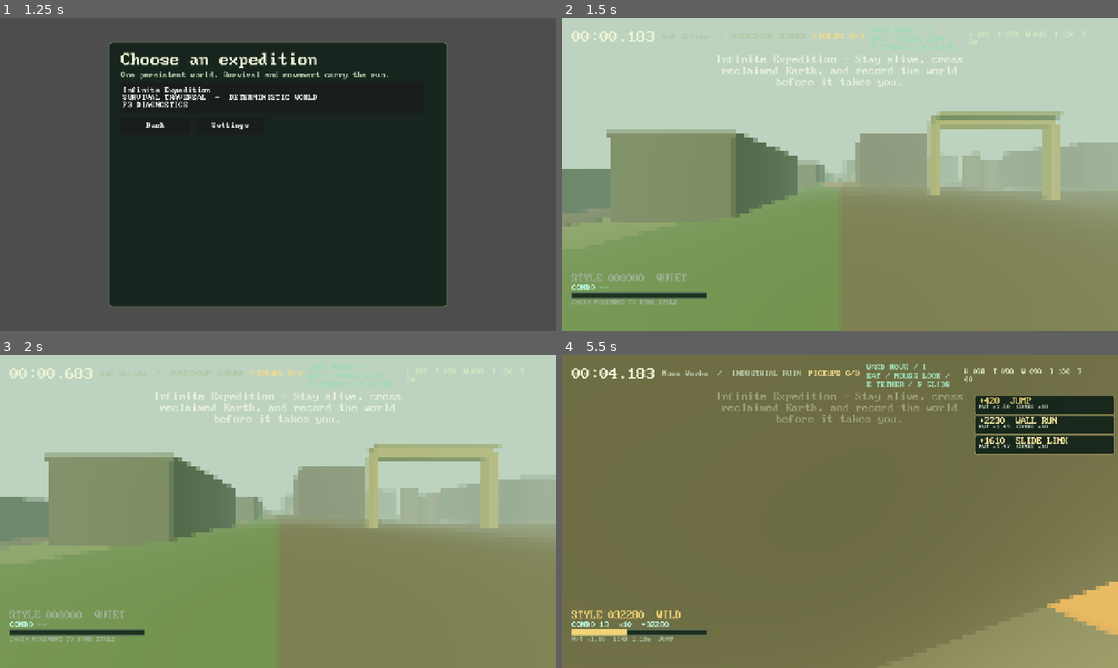
Above: before the commit, frames 1-4 (two rows, left to right).
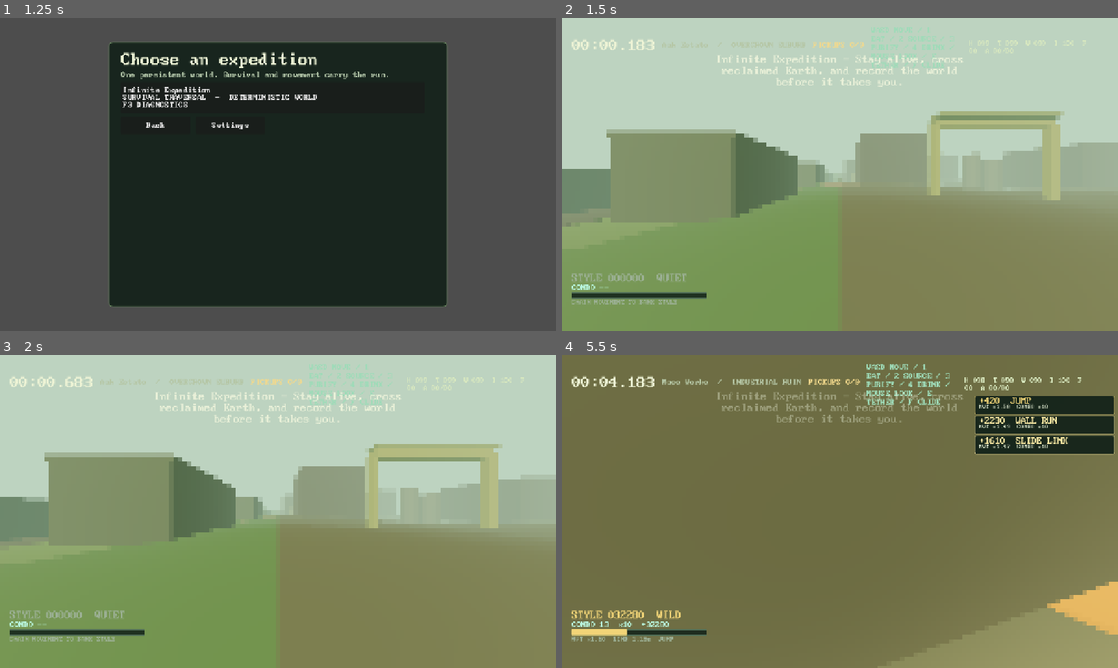
Above: after the commit, the same moments.

Repository: gongahkia/hot-cross-buns
Game: Godot game, scene res://scenes/main.tscn
The game is run twice, just before and just after one commit, with the same random seed, the same clock (stepped at 60 frames per second) and the same inputs.
Inputs (mouse positions are in pixels of both pictures, inside the frame that each line leads up to):
- Up to frame 1 (1.25 s): click "Choose a journey" at 0.5 s
- Up to frame 2 (1.5 s): click "Infinite Expedition SURVIVAL …" at 1.25 s
- Up to frame 3 (2 s): no input
- Up to frame 4 (5.5 s): tap Enter at 2 s; move the mouse to (867, 511) at 2.02 s; hold W (move_forward) from 2.03 s (still down); tap 1 (consume_food) at 2.1 s; click (867, 511) at 2.17 s; tap Space (jump) at 2.27, 2.57, 3.02, 3.32, 4.52, 4.82, 5.27 s; tap Shift (dash) at 2.3, 2.85 s; move the mouse to (812, 511) at 2.77 s; click (812, 511) at 2.92 s; tap F (glide) at 3.05 s; move the mouse to (851, 505) at 3.52 s; hold F (glide) 3.53-4.28 s; click (851, 505) at 3.67 s; tap E (grapple) at 3.8, 4.35 s; move the mouse to (834, 517) at 4.27 s; click (834, 517) at 4.42 s; tap Q (slam) at 4.55, 5.1 s; move the mouse to (878, 514) at 5.02 s; hold C (slide) from 5.03 s (still down); click (878, 514) at 5.17 s

Frame 1 is identical in both runs. In frame 2, 0.9% of the frame differs, in the area x 1-95%, y 4-16%; in frame 3, 0.9%; in frame 4, 1.9%, in the area x 1-94%, y 4-16%.

Commit message:
Add thirst water sourcing

Diff:
--- a/scripts/main.gd
+++ b/scripts/main.gd
@@ -251,7 +251,11 @@
 		if not photo_mode.active and Input.is_action_just_pressed("consume_food"):
 			Survival.consume_food()
 		if bool(current_level.get("procedural", false)) and world_streamer and not photo_mode.active:
-			Survival.advance(delta, world_streamer.sample_at(player.global_position), player.style_multiplier_active())
+			var environment:Dictionary=world_streamer.sample_at(player.global_position)
+			if Input.is_action_just_pressed("collect_water"):Survival.collect_water_source(environment)
+			if Input.is_action_just_pressed("purify_water"):Survival.purify_water()
+			if Input.is_action_just_pressed("consume_water"):Survival.consume_water()
+			Survival.advance(delta, environment, player.style_multiplier_active())
 		_refresh_hud()
 		_refresh_grapple_reticle()
 		_refresh_sandbox_context()
@@ -1655,10 +1659,10 @@
 	var total := _collectible_count(current_level)
 	collect_label.text = "PICKUPS %d/%d" % [RunData.collected, total]
 	if player:
-		tool_label.text = "WASD MOVE / 1 EAT / MOUSE LOOK / " + player.tool_status()
+		tool_label.text = "WASD MOVE / 1 EAT / 2 SOURCE / 3 PURIFY / 4 DRINK / MOUSE LOOK / " + player.tool_status()
 	if bool(current_level.get("procedural", false)):
 		var survival := Survival.snapshot()
-		survival_label.text = "H %03d  T %03d  W %03d  I %03d  F %02d" % [int(survival.hunger), int(survival.thirst), int(survival.warmth), int(survival.health), int(survival.materials.get("food",0))]
+		survival_label.text = "H %03d  T %03d  W %03d  I %03d  F %02d  A %02d/%02d" % [int(survival.hunger), int(survival.thirst), int(survival.warmth), int(survival.health), int(survival.materials.get("food",0)), int(survival.materials.get("water",0)), int(survival.materials.get("dirty_water",0))]
 	else:
 		survival_label.text = "P PHOTO MODE  /  F12 CAPTURE"
 	var style := RunData.style_snapshot()
--- a/scripts/settings.gd
+++ b/scripts/settings.gd
@@ -1,7 +1,7 @@
 extends Node
 
 const SAVE_PATH := "user://a_slow_walk_settings.json"
-const ACTIONS := ["move_forward", "move_back", "move_left", "move_right", "jump", "slam", "dash", "sprint", "slide", "grapple", "glide", "consume_food", "reset_run", "pause"]
+const ACTIONS := ["move_forward", "move_back", "move_left", "move_right", "jump", "slam", "dash", "sprint", "slide", "grapple", "glide", "consume_food", "collect_water", "purify_water", "consume_water", "reset_run", "pause"]
 const PIXEL_FILTER_OFF := 0
 const PIXEL_FILTER_2X := 2
 const PIXEL_FILTER_4X := 4
@@ -37,6 +37,9 @@
 		"grapple": [{"type": "key", "code": KEY_E}, {"type": "joy_button", "button": JOY_BUTTON_X}],
 		"glide": [{"type": "key", "code": KEY_F}, {"type": "joy_button", "button": JOY_BUTTON_DPAD_UP}],
 		"consume_food": [{"type": "key", "code": KEY_1}, {"type": "joy_button", "button": JOY_BUTTON_DPAD_LEFT}],
+		"collect_water": [{"type": "key", "code": KEY_2}],
+		"purify_water": [{"type": "key", "code": KEY_3}],
+		"consume_water": [{"type": "key", "code": KEY_4}, {"type": "joy_button", "button": JOY_BUTTON_DPAD_RIGHT}],
 		"reset_run": [{"type": "key", "code": KEY_R}, {"type": "joy_button", "button": JOY_BUTTON_Y}],
 		"pause": [{"type": "key", "code": KEY_ESCAPE}, {"type": "joy_button", "button": JOY_BUTTON_START}]
 	}
--- a/scripts/smoke_test.gd
+++ b/scripts/smoke_test.gd
@@ -24,6 +24,7 @@
 	assert(InputMap.has_action("glide"), "glide input missing")
 	assert(InputMap.has_action("sprint"), "sprint input missing")
 	assert(InputMap.has_action("consume_food"), "food input missing")
+	assert(InputMap.has_action("collect_water") and InputMap.has_action("purify_water") and InputMap.has_action("consume_water"), "water inputs missing")
 	var original_filter_mode := int(app_settings.get("pixel_filter_mode"))
 	app_settings.call("set_pixel_filter_mode", 0)
 	assert(not main.display_filter.visible, "pixel filter remained visible when disabled")
--- a/scripts/survival_state.gd
+++ b/scripts/survival_state.gd
@@ -11,7 +11,7 @@
 var warmth := MAX_VALUE
 var health := MAX_VALUE
 var fatigue := 0.0
-var materials: Dictionary = {"wood": 0, "scrap": 0, "fiber": 0, "food": 0, "water": 0}
+var materials: Dictionary = {"wood": 0, "scrap": 0, "fiber": 0, "food": 0, "water": 0, "dirty_water": 0}
 var alive := true
 var run_seed := 0
 
@@ -22,7 +22,7 @@
 	warmth = MAX_VALUE
 	health = MAX_VALUE
 	fatigue = 0.0
-	materials = {"wood": 0, "scrap": 0, "fiber": 0, "food": 0, "water": 0}
+	materials = {"wood": 0, "scrap": 0, "fiber": 0, "food": 0, "water": 0, "dirty_water": 0}
 	alive = true
 	changed.emit(snapshot())
 
@@ -58,6 +58,18 @@
 func consume_food() -> bool:
 	return consume("food")
 
+func consume_water() -> bool:
+	return consume("water")
+
+func collect_water_source(environment:Dictionary) -> String:
+	var biome:=str(environment.get("biome",""));var family:=str(environment.get("region",{}).get("family",""));var source:=(bool(environment.get("water",false)) and biome not in ["ocean","coast"]) or biome in ["lake","river","wetland","lagoon","mangrove"]
+	if not source:return ""
+	var kind:="dirty_water" if family in ["flooded_city","industrial_ruin"] or biome in ["wetland","lagoon","mangrove"] else "water";collect(kind);return kind
+
+func purify_water() -> bool:
+	if int(materials.get("dirty_water",0))<=0:return false
+	materials["dirty_water"]=int(materials["dirty_water"])-1;materials["water"]=int(materials["water"])+1;changed.emit(snapshot());return true
+
 func apply_injury(amount: float) -> void:
 	if not alive: return
 	health = maxf(0.0, health - amount)
--- /dev/null
+++ b/scripts/survival_water_test.gd
@@ -0,0 +1,11 @@
+extends SceneTree
+const SURVIVAL=preload("res://scripts/survival_state.gd")
+var failed:=false
+func _expect(condition:bool,message:String)->void:
+	if not condition:failed=true;push_error(message)
+func _initialize()->void:
+	var survival:=SURVIVAL.new();survival.begin_run(20260730);survival.thirst=30.0
+	_expect(survival.collect_water_source({"water":true,"region":{"family":"wilderness"}})=="water" and survival.consume_water() and is_equal_approx(survival.thirst,72.0),"fresh-water sourcing/consumption drifted")
+	_expect(survival.collect_water_source({"biome":"lagoon","region":{"family":"flooded_city"}})=="dirty_water" and int(survival.materials.dirty_water)==1 and survival.purify_water() and int(survival.materials.water)==1,"contaminated-water purification drifted")
+	_expect(survival.collect_water_source({"biome":"grassland","region":{"family":"wilderness"}}).is_empty() and not survival.purify_water(),"invalid water sourcing/purification drifted")
+	survival.free();quit(1 if failed else 0)
Not shown, added: docs/thirst-water.md
